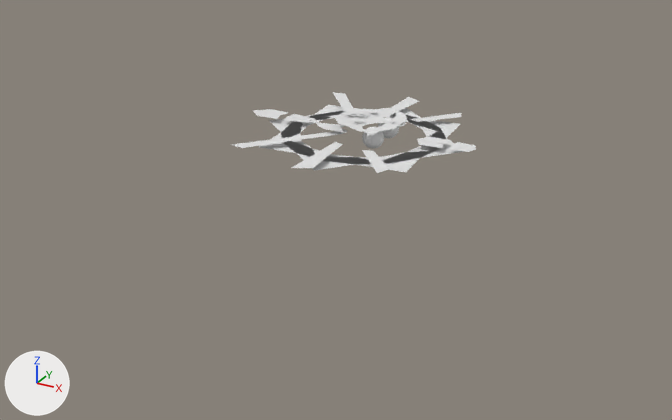
Before and after pictures for a commit that changed the Blender file ArtSource/CompanyLogo.blend.
Camera for both pictures: a camera (50 mm lens) standing at (10.53, -20.61, 8.26) and looking at (-0.3, -0.92, -1.59). Every picture has the same lights, and +X, +Y and +Z are marked at lower left.

Objects in the first picture: 'Cylinder', 'Cylinder.001', 'Cylinder.002', 'Ears.v0.002', 'Head.v.0', 'Head.v.001'.
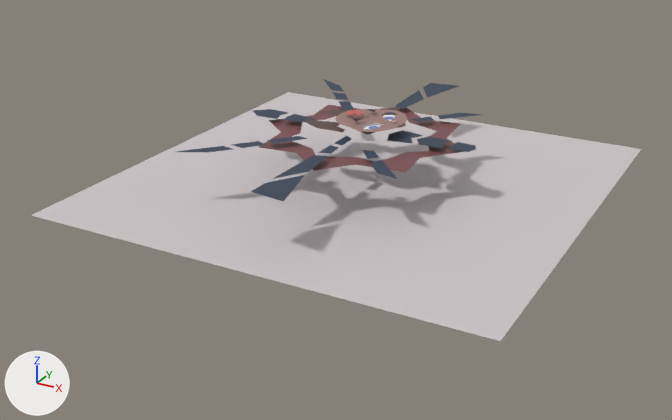
Commit message: change: company logo

Patch to the scene script:
```diff
--- a/ArtSource/CompanyLogo.blend.py
+++ b/ArtSource/CompanyLogo.blend.py
@@ me_plane @@
 # used by ob_head_v_0; parent = ob_head; location = (0.0, 0.0, 0.0)
-me_plane.from_pydata(...)  # 268 vertices, 269 faces; spans x -1.11..0.78, y -1.0..0.01, z -0.28..0.31
+me_plane.from_pydata(...)  # 30 vertices, 14 faces; spans x -1.11..0.79, y -1.0..0.01, z 0.23..0.31
+# me_plane part 1: the loose piece of 242 vertices spanning x -0.18..0.38, y -0.73..-0.17, z -0.28..0.28 is deleted
+# me_plane part 2: 11 faces spanning x -1.11..0.71, y -1.0..0.01, z 0.31 switch from no material to mat_textureatlas (picture img_companylogocoloratlas_png)
@@ me_plane_003 @@
 me_plane_003.from_pydata(...)  # 5 vertices, 1 face; spans x -0.436..0.345, y -0.591..-0.175, z 0.315
+me_plane_003.materials.append(mat_textureatlas)  # picture img_companylogocoloratlas_png
@@ me_plane_005 @@
 me_plane_005.from_pydata(...)  # 10 vertices, 3 faces; spans x -1.382..0.016, y -0.844..0.075, z 0.315
+me_plane_005.materials.append(mat_textureatlas)  # picture img_companylogocoloratlas_png
@@ me_cylinder @@
 me_cylinder.from_pydata(...)  # 32 vertices, 16 faces; spans x -1.0..1.0, y -1.0..1.0, z 1.0
+me_cylinder.materials.append(mat_textureatlas)  # picture img_companylogocoloratlas_png
@@ me_cylinder_001 @@
 me_cylinder_001.from_pydata(...)  # 32 vertices, 16 faces; spans x -1.31..1.31, y -1.31..1.31, z 1.0
+me_cylinder_001.materials.append(mat_textureatlas)  # picture img_companylogocoloratlas_png
@@ me_plane_006 @@
 me_plane_006.from_pydata(...)  # 4 vertices, 1 face; spans x -1.0..1.0, y -1.0..1.0, z 0.0
 # used by ob_bgplane; parent = ob_quantumcat; location = (0.0, 0.0, -0.986); scale = (6.0, 6.0, 6.0)
+# me_plane_006 part 3: texture (UV) coordinates of 1 of 1 face, centred in x 0.0, y 0.0, z 0.0, changed; they spanned u 0.0..1.0, v 0.0..1.0 and now span u 0.01..0.02, v 0.95..0.96
+me_plane_006.materials.append(mat_textureatlas)  # picture img_companylogocoloratlas_png
@@ me_cylinder_002 @@
 # used by ob_cylinder_002; parent = ob_propsabove; location = (0.0, 0.0, -0.169); scale = (2.57, 2.57, 0.304)
-me_cylinder_002.from_pydata(...)  # 40 vertices, 13 faces; spans x -1.34..1.21, y -1.27..0.0, z 1.0
+me_cylinder_002.from_pydata(...)  # 56 vertices, 14 faces; spans x -1.34..1.21, y -1.97..0.0, z 1.0
+# me_cylinder_002 part 4
+# 3 faces are deleted
+# 4 vertices in x -0.08..0.1, y -1.18..-0.49, z 1.0 move by (0.01, -0.1, 0.0)
+# 7 vertices move from x -0.17..0.72, y -1.27..-0.1, z 1.0 to x -0.48..0.89, y -1.58..-0.48, z 1.0
+# 16 vertices are added at x -1.28..0.61, y -1.97..0.0, z 1.0
+# 4 new faces join them
+# me_cylinder_002 part 5: 10 faces spanning x -1.34..1.21, y -1.58..0.0, z 1.0 switch from no material to mat_textureatlas (picture img_companylogocoloratlas_png)
@@ me_plane_007 @@
 me_plane_007.from_pydata(...)  # 34 vertices, 15 faces; spans x -1.11..1.14, y -1.0..0.01, z 0.31..0.32
 # used by ob_head_v_001; parent = ob_forehead; location = (-0.216, 0.0, 0.224); scale = (0.234, 0.234, 0.234)
+# me_plane_007 part 6: texture (UV) coordinates of 15 of 15 faces, centred in x -0.77..1.01, y -0.85..-0.02, z 0.31..0.32, changed; they spanned u 0.0..1.0, v 0.0..1.0 and now span u 0.01..0.02, v 0.29..0.3
+me_plane_007.materials.append(mat_textureatlas)  # picture img_companylogocoloratlas_png
@@ me_plane_008 @@
 me_plane_008.from_pydata(...)  # 10 vertices, 3 faces; spans x -1.382..0.016, y -0.844..0.075, z 0.315
 # used by ob_ears_v0_003; parent = ob_ears; location = (-0.549, 0.0, -0.174); scale = (1.02, 1.02, 1.02)
+# me_plane_008 part 7: texture (UV) coordinates of 3 of 3 faces, centred in x -0.817..-0.303, y -0.69..-0.327, z 0.315, changed; they spanned u 0.0..0.0, v 0.0..0.0 and now span u 0.07..0.08, v 0.92..0.93
+me_plane_008.materials.append(mat_textureatlas)  # picture img_companylogocoloratlas_png
@@ ob_ears_v0_002 @@
 _m = ob_ears_v0_002.modifiers.new('Mirror', 'MIRROR')
 _m.use_axis = (False, True, False)
+ob_ears_v0_002.hide_set(True)
@@ ob_cylinder @@
 ob_cylinder.scale = (2.17, 2.17, 0.256)
+ob_cylinder.hide_set(True)
@@ ob_bgplane @@
 ob_bgplane.scale = (6.0, 6.0, 6.0)
-ob_bgplane.hide_set(True)
@@ ob_cylinder_002 @@
 _m = ob_cylinder_002.modifiers.new('Mirror', 'MIRROR')
 _m.use_axis = (False, True, False)
+_m.merge_threshold = 0.005
@@ ob_ears_v0_003 @@
 _m = ob_ears_v0_003.modifiers.new('Mirror', 'MIRROR')
 _m.use_axis = (False, True, False)
-ob_ears_v0_003.hide_set(True)
@@ ob_eyes_v_002 @@
+ob_eyes_v_002 = bpy.data.objects.new('Eyes.v.002', me_plane_010)  # 32 vertices, 2 faces; spans x -0.175..0.382, y -0.729..-0.171, z 0.289..0.295; in mat_textureatlas (picture img_companylogocoloratlas_png); modifiers MIRROR
+ob_eyes_v_002.parent = ob_eyes
+ob_eyes_v_002.location = (0.427, 0.0, 0.387)
@@ ob_eyes @@
+ob_eyes = bpy.data.objects.new('Eyes', None)
+ob_eyes.parent = ob_headcontainer
+ob_eyes.location = (0.414, 0.0, 0.0)
```

What differs and where, as boxes [x1, y1, x2, y2] in the pictures (672 x 420 px; the box of a moved part takes in the faces that stretch with it):
'BgPlane', shown: after [31, 92, 641, 341]
'Cylinder.002', reshaped, modifiers changed (25% wider, 49% taller): before [232, 92, 476, 173]; after [176, 80, 481, 201]
'Cylinder.001', recoloured (white to brown): [259, 105, 464, 172] in both
'Head.v.0', reshaped (34% shorter): before [335, 109, 407, 149]; after [335, 109, 407, 135]
'Cylinder', hidden: before [281, 111, 446, 164]
'Ears.v0.003', shown: after [306, 110, 349, 132]
'Ears.v0.002', hidden: before [316, 115, 347, 133]
'Eyes.v.002', added: after [363, 115, 395, 129]
'Head.v.001', recoloured, surface changed: [346, 110, 363, 116] in both
'Eyebrows.v.0', recoloured: [352, 109, 376, 121] in both
part 1 of me_plane, deleted: before [362, 117, 399, 149]
part 2 of me_plane, recoloured (white to brown): [335, 109, 407, 132] in both
part 4 of me_cylinder_002, moved or reshaped: before [259, 97, 461, 173]; after [176, 80, 481, 201]
part 5 of me_cylinder_002, recoloured (white to blue): [232, 92, 476, 159] in both
